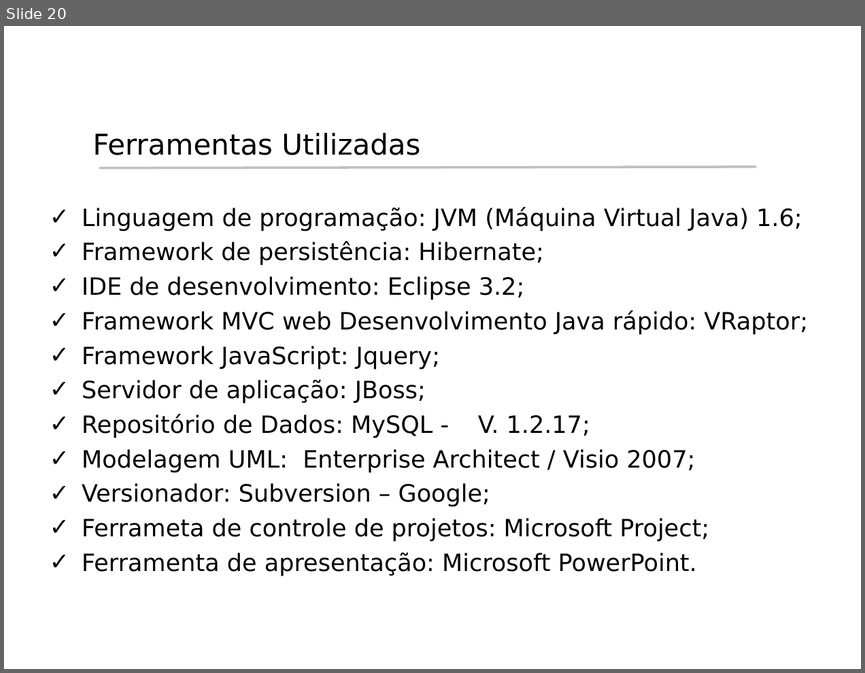
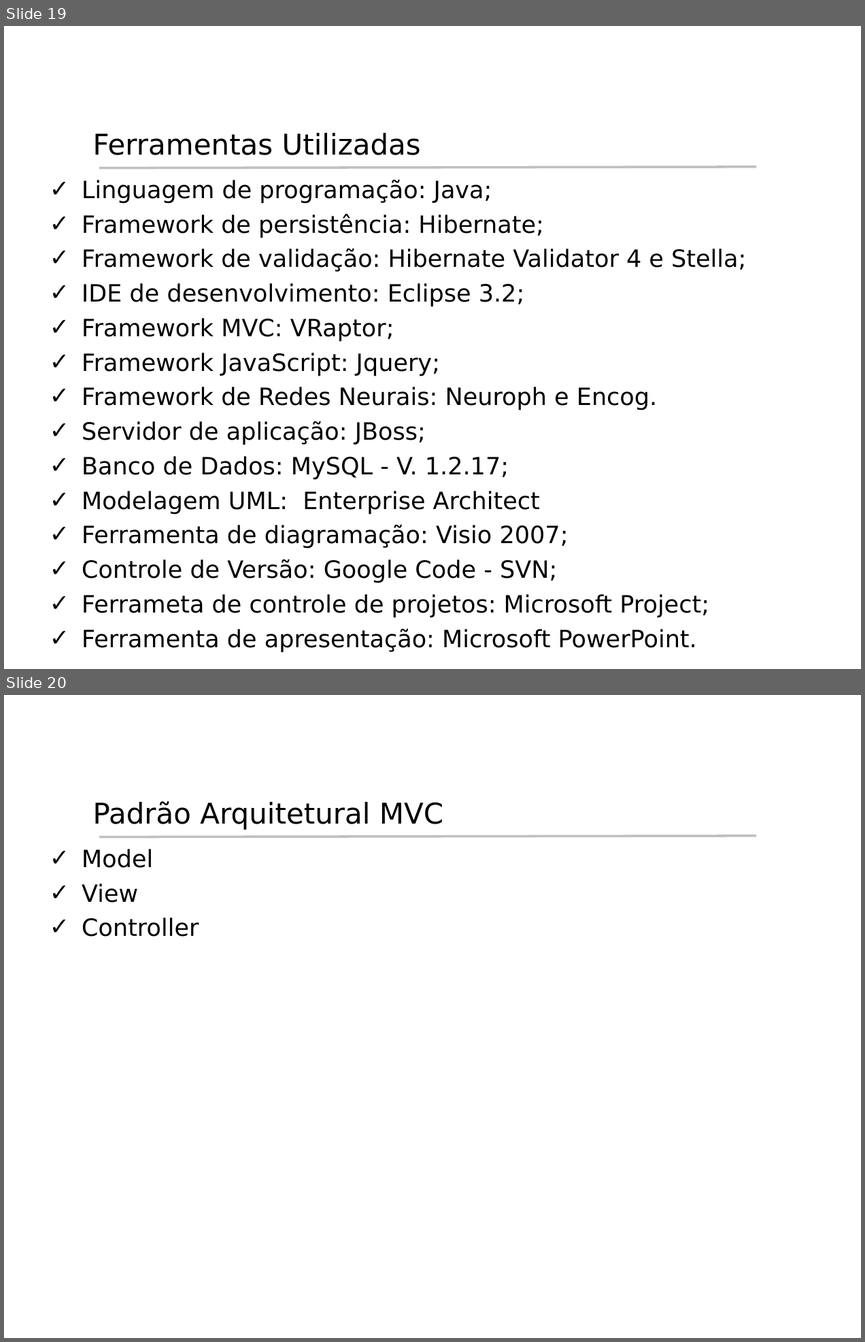
Before and after one commit to rcabral/creditanalyst, a slide deck: Apresentacao_Hermes/Apresentacao_Hermes.ppt. Shown one above the other, each under a label of ours: slide 20 before the commit, slides 19 and 20 after it. The pictures are 865x673 and 865x1342 pixels, drawn with LibreOffice and Linux fonts; fonts in the diff are those of the drawing; background and template pictures are left out. Boxes give left, top, right and bottom in pixels: in the first picture for what was removed or moved away, otherwise in the second. Text is boxed around its words. In the diff, an @@ line names an element or a change of style, - is before the commit and + after.

```diff
--- a/Apresentacao_Hermes/Apresentacao_Hermes.ppt
+++ b/Apresentacao_Hermes/Apresentacao_Hermes.ppt
@@ slide 20 added at bbox=[4, 695, 861, 1338], background #FFFFFF @@
@@ title added at bbox=[93, 801, 443, 830], 24 pt, text #000000 @@
+Padrão Arquitetural MVC
@@ line added from (99, 837) to (756, 836), #C0C0C0 2.01 pt @@
@@ text added at bbox=[82, 849, 198, 936], 20 pt, text #000000 @@
+✓ Model
+✓ View
+✓ Controller
@@ what was slide 20 is now slide 19 @@
@@ slide 19 changed as well @@
@@ text "Linguagem de programação: Java;": place and size @@
-text "Linguagem de programação: Java;" at bbox=[82, 207, 808, 576]
+text "Linguagem de programação: Java;" at bbox=[82, 179, 746, 652]
@@ text at bbox=[82, 179, 492, 203]: text changed @@
-✓ Linguagem de programação: JVM (Máquina Virtual Java) 1.6;
+✓ Linguagem de programação: Java;
@@ text at bbox=[82, 248, 746, 271]: paragraph added @@
+✓ Framework de validação: Hibernate Validator 4 e Stella;
@@ text at bbox=[82, 318, 394, 342]: text changed @@
-✓ Framework MVC web Desenvolvimento Java rápido: VRaptor;
+✓ Framework MVC: VRaptor;
@@ text at bbox=[82, 386, 657, 410]: paragraph added @@
+✓ Framework de Redes Neurais: Neuroph e Encog.
@@ text at bbox=[82, 456, 568, 583]: text changed @@
-✓ Repositório de Dados: MySQL - V. 1.2.17;
-✓ Modelagem UML: Enterprise Architect / Visio 2007;
-✓ Versionador: Subversion – Google;
+✓ Banco de Dados: MySQL - V. 1.2.17;
+✓ Modelagem UML: Enterprise Architect
+✓ Ferramenta de diagramação: Visio 2007;
+✓ Controle de Versão: Google Code - SVN;
```
Also in this commit, not shown: 11 other slides changed, 1 other slide added, 2 slides removed.
